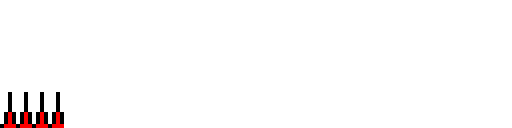
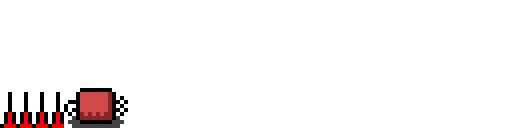
Revision of a layered 512×128 image; what changed, layer by layer:
painted on "Layer 1" over <box>64,88,128,128</box>
